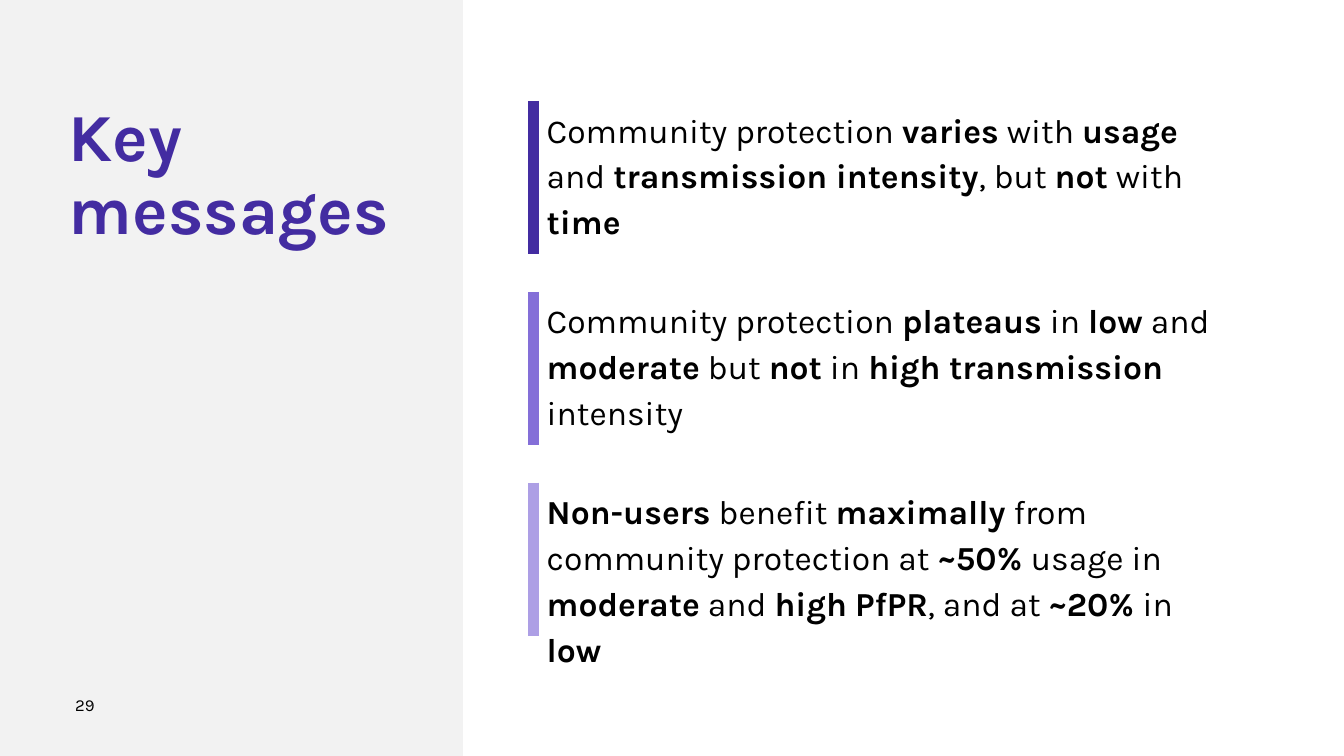
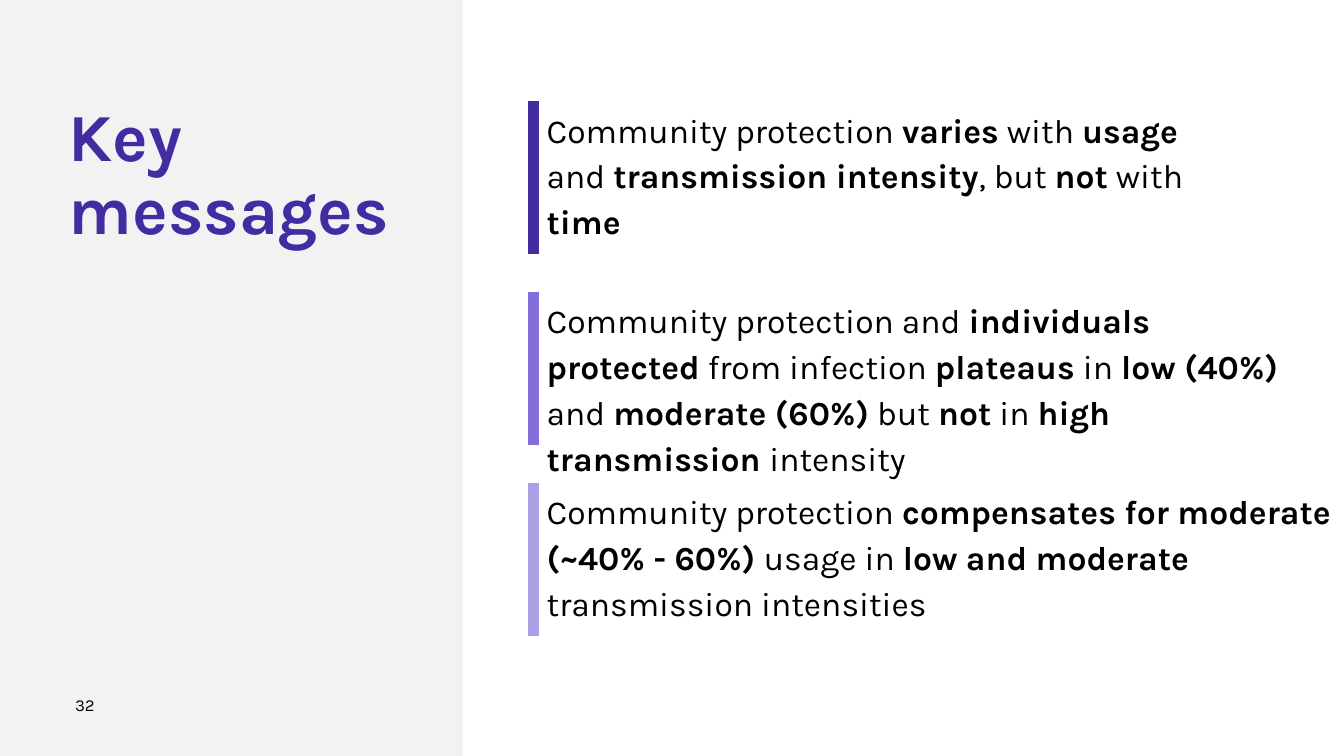
Before and after one commit to zenabusuboi/MySWISS-TPH, a slide deck: slide 32 of ZenabuPhD/COMMUNITY PROTECTION/PRESENTATIONS/CommProt_Presentation4_AnnualCommitteeMeeting2_2026.pptx (slide 29 before the commit). Drawn at 1344x756 pixels with LibreOffice and Linux fonts; fonts in the diff are those of the drawing; background and template pictures are left out. Boxes give left, top, right and bottom in pixels: in the first picture for what was removed or moved away, otherwise in the second. Text is boxed around its words. In the diff, an @@ line names an element or a change of style, - is before the commit and + after.

```diff
--- a/ZenabuPhD/COMMUNITY PROTECTION/PRESENTATIONS/CommProt_Presentation4_AnnualCommitteeMeeting2_2026.pptx
+++ b/ZenabuPhD/COMMUNITY PROTECTION/PRESENTATIONS/CommProt_Presentation4_AnnualCommitteeMeeting2_2026.pptx
@@ text at [547,309,1278,434]: text changed; bold on @@
-Community protection plateaus in low and moderate but not in high transmission intensity
+Community protection and individuals protected from infection plateaus in low (40%) and moderate (60%) but not in high transmission intensity
@@ text at [547,500,1330,617]: text changed @@
-Non-users benefit maximally from community protection at ~50% usage in moderate and high PfPR, and at ~20% in low
+Community protection compensates for moderate (~40% - 60%) usage in low and moderate transmission intensities
@@ page number at [75,700,95,711]: text changed @@
-29
+32
```
Also in this commit, not shown: 17 other slides changed, 8 slides added, 3 slides removed, 45 other files.
